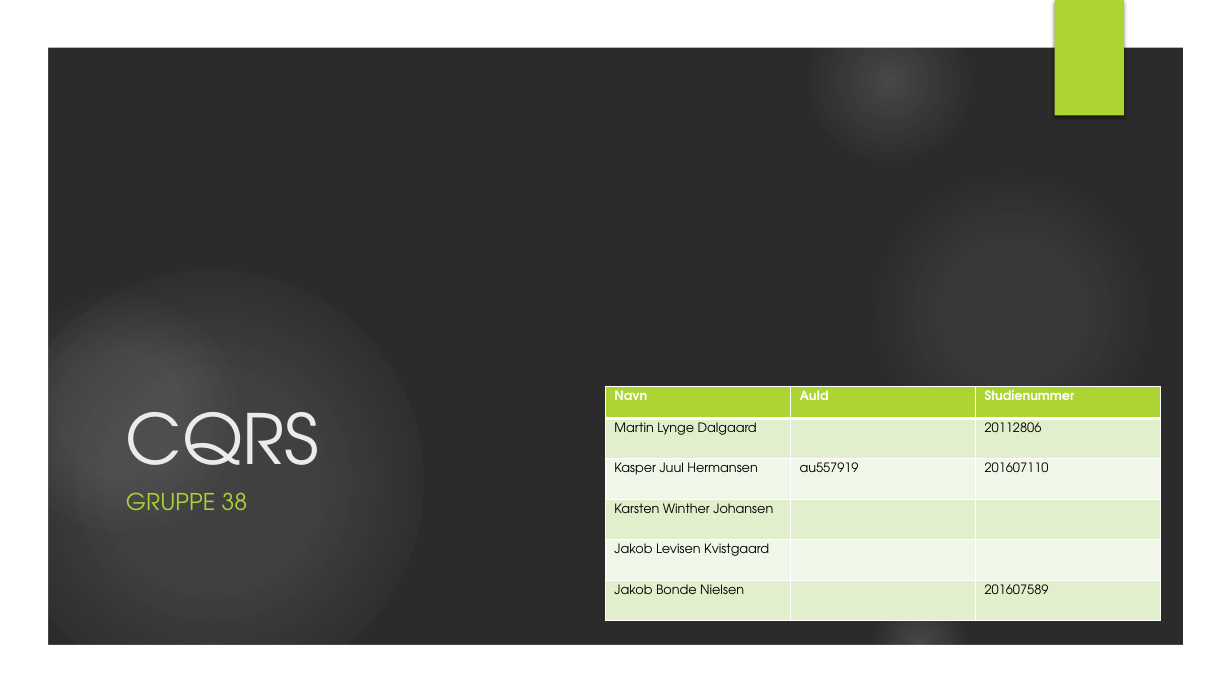
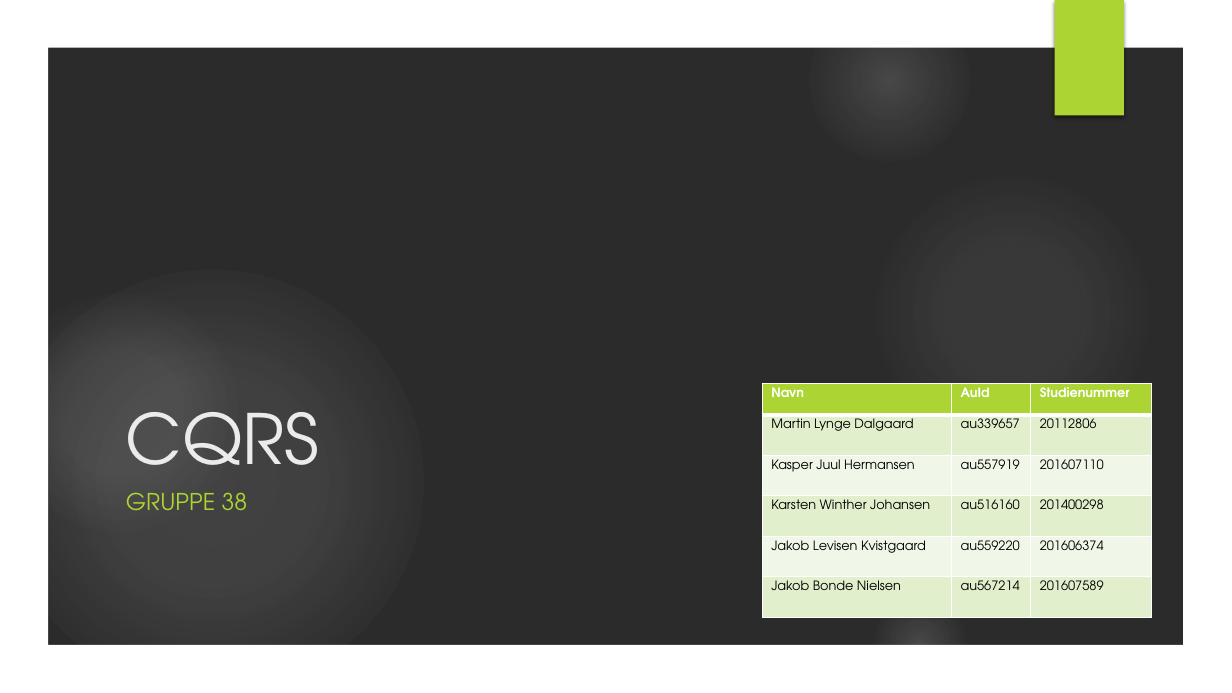
Before and after one commit to HermansenDesigns/Grp38-CQRS, a slide deck: slide 1 of resources/Presentation-Slide/Presentationb.pptx. Drawn at 1232x693 pixels with LibreOffice and Linux fonts; fonts in the diff are those of the drawing; background and template pictures are left out; a plain dark background stands for a picture behind light text. Boxes give left, top, right and bottom in pixels: in the first picture for what was removed or moved away, otherwise in the second. Text is boxed around its words. In the diff, an @@ line names an element or a change of style, - is before the commit and + after.

Commit message:
Præsentation

```diff
--- a/resources/Presentation-Slide/Presentationb.pptx
+++ b/resources/Presentation-Slide/Presentationb.pptx
@@ table at (x1=762, y1=384, x2=1153, y2=617) @@
-row 2, column 2: 
+row 2, column 2: au339657
-row 4, column 2: 
+row 4, column 2: au516160
-row 4, column 3: 
+row 4, column 3: 201400298
-row 5, column 2: 
+row 5, column 2: au559220
-row 5, column 3: 
+row 5, column 3: 201606374
-row 6, column 2: 
+row 6, column 2: au567214
@@ table resized from (x1=605, y1=386, x2=1160, y2=620) to (x1=762, y1=384, x2=1153, y2=617) @@
```
